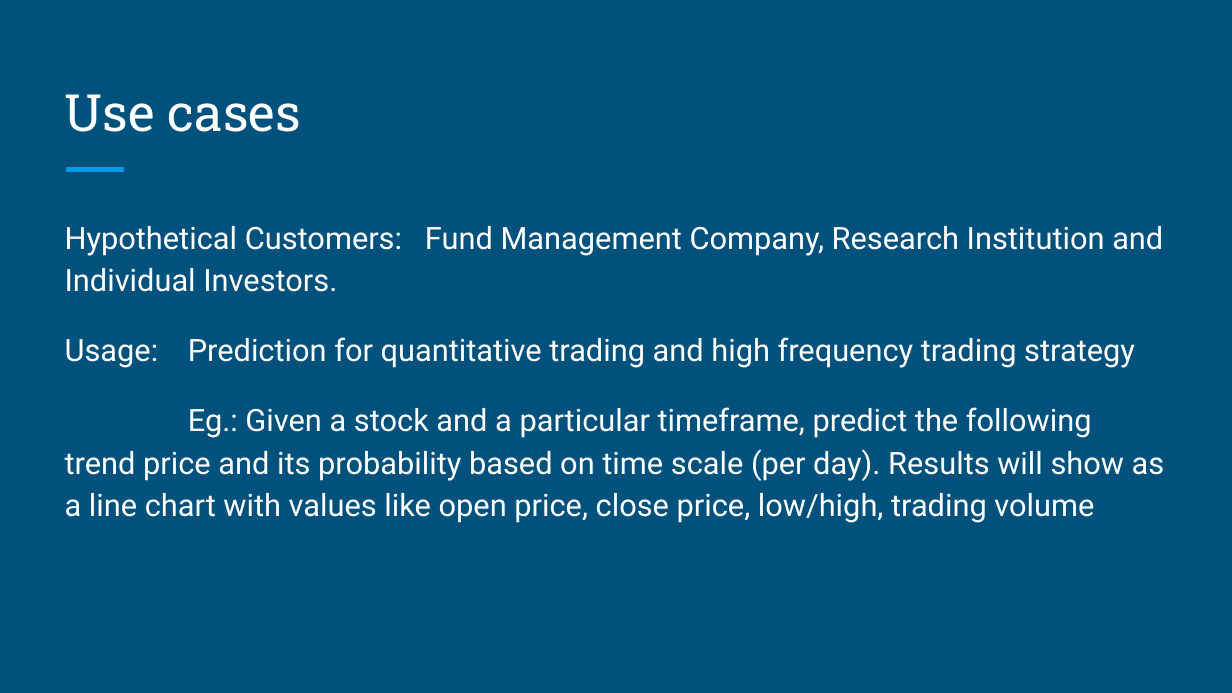
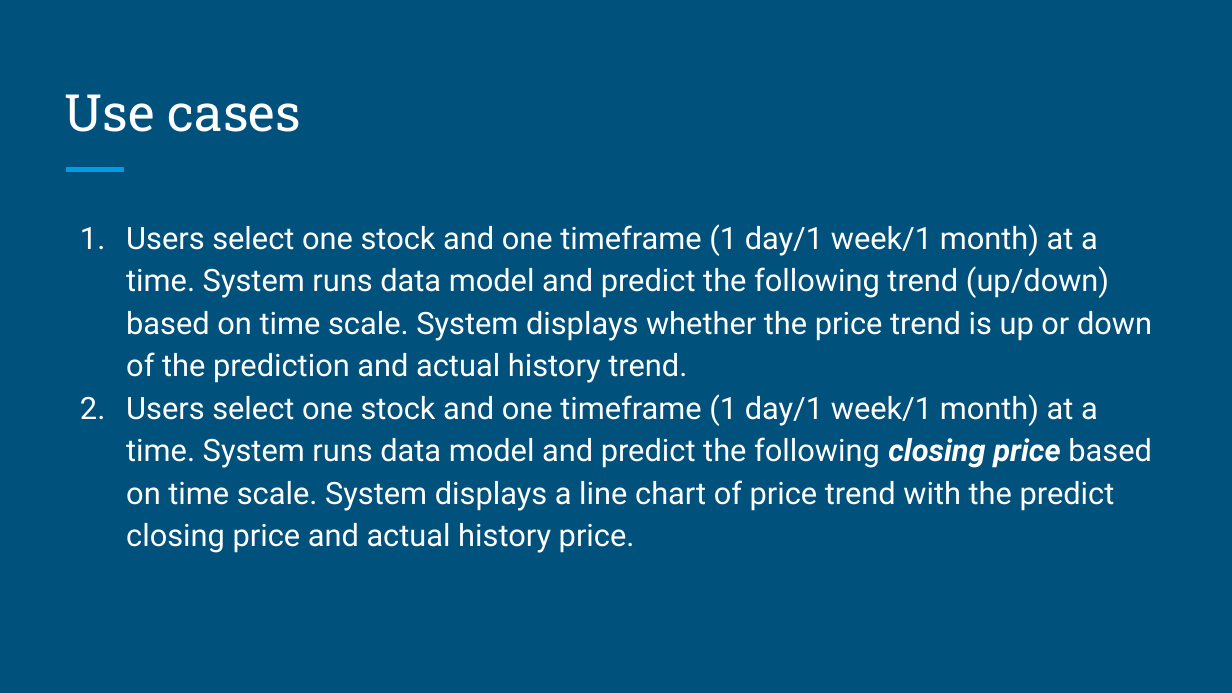
Before and after one commit to reasonwow/Stock_Prediction_Scala, a slide deck: slide 2 of Presentation/ScalaTeam9Planning.pptx. Drawn at 1232x693 pixels with LibreOffice and Linux fonts; fonts in the diff are those of the drawing. Boxes give left, top, right and bottom in pixels: in the first picture for what was removed or moved away, otherwise in the second. Text is boxed around its words. In the diff, an @@ line names an element or a change of style, - is before the commit and + after.

```diff
--- a/Presentation/ScalaTeam9Planning.pptx
+++ b/Presentation/ScalaTeam9Planning.pptx
@@ text at [126,224,1152,553]: text changed @@
-Hypothetical Customers: Fund Management Company, Research Institution and Individual Investors.
-Usage: Prediction for quantitative trading and high frequency trading strategy
-Eg.: Given a stock and a particular timeframe, predict the following trend price and its probability based on time scale (per day). Results will show as a line chart with values like open price, close price, low/high, trading volume
+1. Users select one stock and one timeframe (1 day/1 week/1 month) at a time. System runs data model and predict the following trend (up/down) based on time scale. System displays whether the price trend is up or down of the prediction and actual history trend.
+2. Users select one stock and one timeframe (1 day/1 week/1 month) at a time. System runs data model and predict the following closing price based on time scale. System displays a line chart of price trend with the predict closing price and actual history price.
```
Also in this commit, not shown: 4 other slides changed, 2 slides added, 1 other file.
